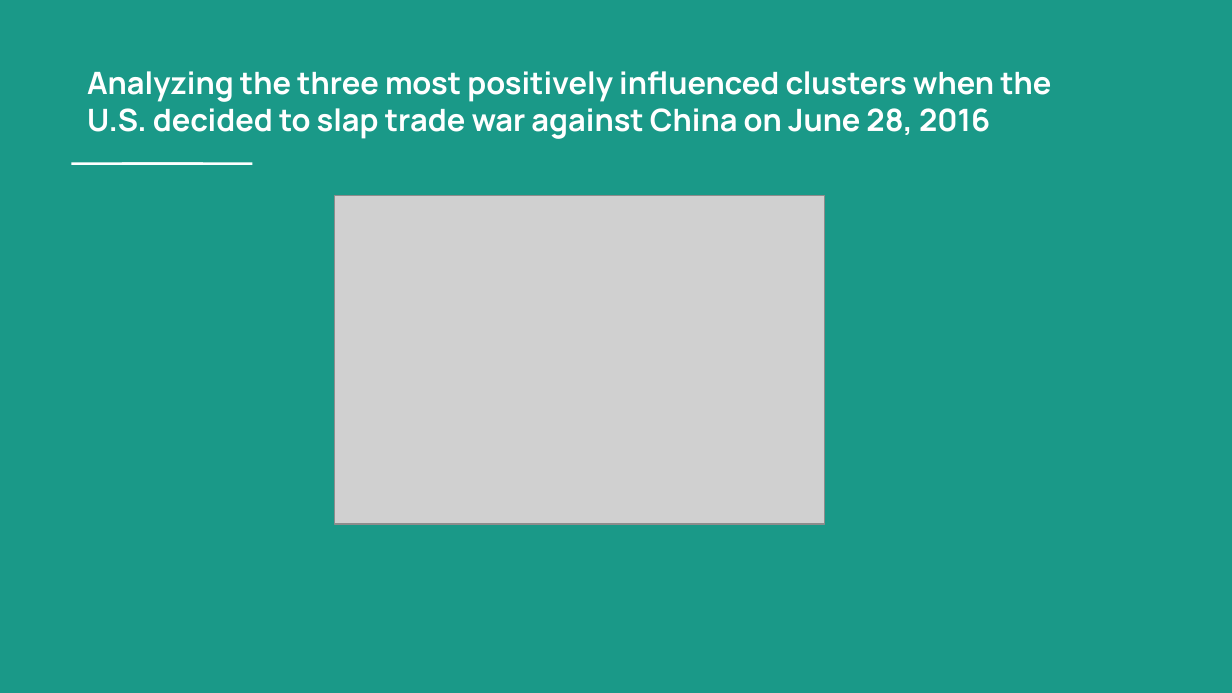
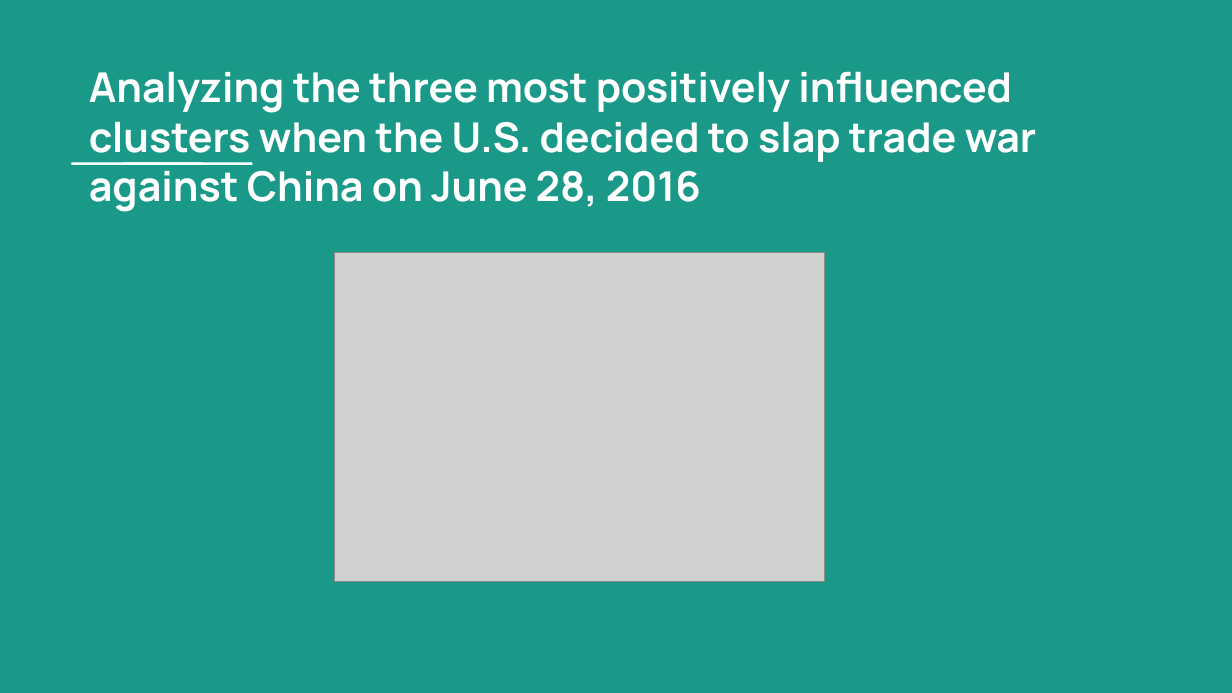
Before and after one commit to okcaiko-gmail/Fionastudy, a slide deck: slide 13 of Examination of Domestic Economic Impact of the US-China Trade War by Analyzing Stock Market Fluctuations with Unsupervised Machine Learning.pptx (slide 8 before the commit). Drawn at 1232x693 pixels with LibreOffice and Linux fonts; fonts in the diff are those of the drawing; grey boxes stand for pictures. Boxes give left, top, right and bottom in pixels: in the first picture for what was removed or moved away, otherwise in the second. Text is boxed around its words. In the diff, an @@ line names an element or a change of style, - is before the commit and + after.

```diff
--- a/Examination of Domestic Economic Impact of the US-China Trade War by Analyzing Stock Market Fluctuations with Unsupervised Machine Learning.pptx
+++ b/Examination of Domestic Economic Impact of the US-China Trade War by Analyzing Stock Market Fluctuations with Unsupervised Machine Learning.pptx
@@ title "Analyzing the three most positively ..." at [89, 71, 1037, 212]: size 18 to 24 pt @@
@@ picture: place and size @@
-picture at [335, 196, 825, 525]
+picture at [335, 253, 825, 582]
```
Also in this commit, not shown: 14 other slides changed, 6 slides added.
